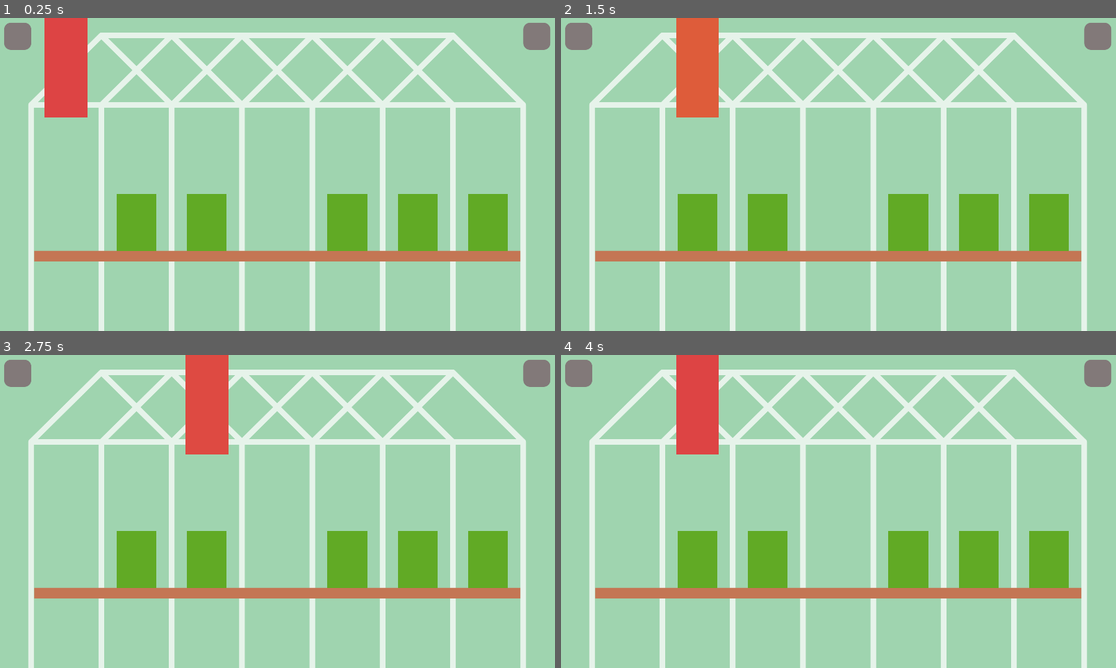
Above: before the commit, frames 1-4 (two rows, left to right).
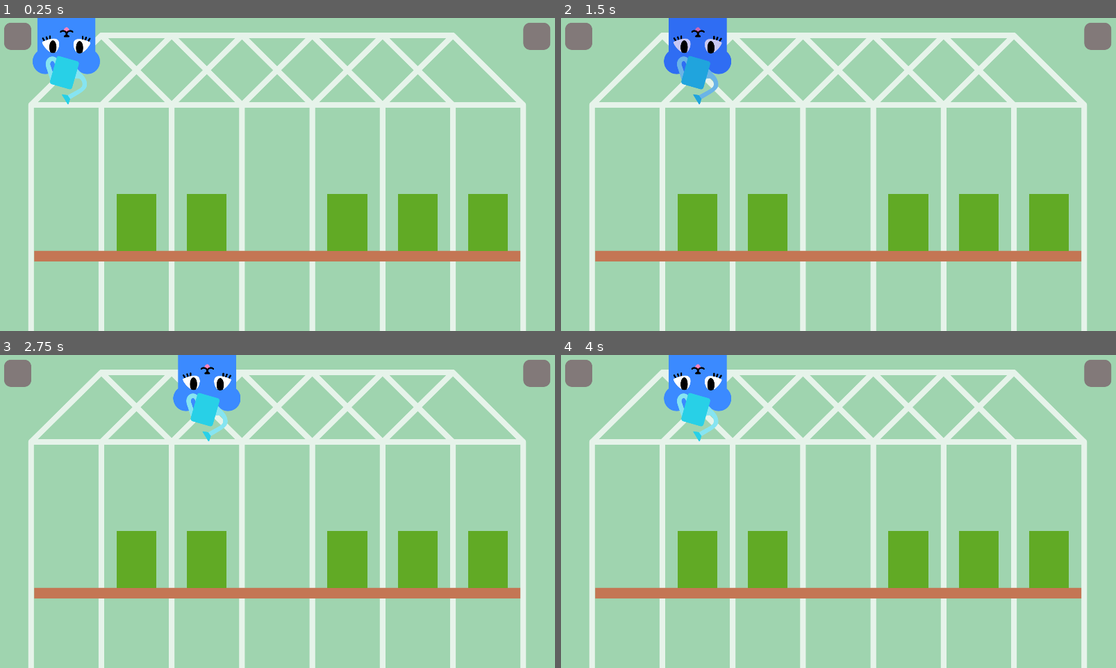
Above: after the commit, the same moments.

Repository: Janakanty/Mongoose-Garden
Game: Godot game, scene res://src/mainGamePlay/main.tscn
Same seed, same stepped clock (60 frames per second), same inputs: the game is played once before the commit and once after it.
Inputs:
- Up to frame 1 (0.25 s): no input
- Up to frame 2 (1.5 s): tap Enter at 0.5 s; hold Right (right) 0.53-1.28 s; tap Space at 1.25 s; hold Down (down) from 1.28 s (still down)
- Up to frame 3 (2.75 s): release Down (down) at 2.03 s; hold Right (right) from 2.03 s (still down)
- Up to frame 4 (4 s): tap Enter at 3.5 s; release Right (right) at 3.53 s; hold Left (left) from 3.53 s (still down)

The runs differ from the first frame. In frame 1, 3.0% of the frame differs, in the area x 5-19%, y 0-32%; in frame 2, 3.0%; in frame 3, 3.0%, in the area x 31-44%, y 0-32%; in frame 4, 3.0%.

Commit message:
0.4

Diff:
--- a/src/mainGamePlay/main.tscn
+++ b/src/mainGamePlay/main.tscn
@@ -1,9 +1,11 @@
-[gd_scene load_steps=5 format=2]
+[gd_scene load_steps=7 format=2]
 
 [ext_resource path="res://src/mainGamePlay/main.gd" type="Script" id=1]
-[ext_resource path="res://src/mongooses/mongoose/mongoose.tscn" type="PackedScene" id=2]
+[ext_resource path="res://src/mongooses/waterMongoose/waterMongoose.tscn" type="PackedScene" id=2]
 [ext_resource path="res://src/mainGamePlay/plantControl.gd" type="Script" id=3]
 [ext_resource path="res://graphics/background/background.png" type="Texture" id=4]
+[ext_resource path="res://src/mongooses/gardererMongoose/gardenMongoose.tscn" type="PackedScene" id=5]
+[ext_resource path="res://src/mongooses/fireMongoose/fireMongoose.tscn" type="PackedScene" id=6]
 
 [node name="main" type="Control"]
 anchor_right = 1.0
@@ -39,7 +41,18 @@
 "_edit_use_anchors_": false
 }
 
-[node name="mongoose" parent="mongooses" instance=ExtResource( 2 )]
+[node name="water" parent="mongooses" instance=ExtResource( 2 )]
+margin_top = -59.0
+margin_right = 119.0
+margin_bottom = 280.0
+
+[node name="fire" parent="mongooses" instance=ExtResource( 5 )]
+margin_top = -1046.0
+margin_bottom = -47.0
+
+[node name="garden" parent="mongooses" instance=ExtResource( 6 )]
+margin_top = 1094.0
+margin_bottom = 1437.0
 
 [node name="Camera" type="Camera2D" parent="."]
 position = Vector2( 955, 542 )
--- /dev/null
+++ b/src/mongooses/fireMongoose/fireMongoose.gd
@@ -0,0 +1,22 @@
+extends Control
+
+var active: bool = true
+
+func _ready():
+	pass # Replace with function body.
+
+func _input(event):
+	power_if_active()
+
+func power_if_active():
+	if active == true:
+		if Input.is_action_just_pressed("down"):
+			powerON()
+		elif Input.is_action_just_released("down"):
+			powerOFF()
+
+func powerON():
+	$power.play("powerON")
+
+func powerOFF():
+	$power.play_backwards("powerON")
--- /dev/null
+++ b/src/mongooses/fireMongoose/fireMongoose.tscn
@@ -0,0 +1,35 @@
+[gd_scene load_steps=5 format=2]
+
+[ext_resource path="res://src/mongooses/fireMongoose/fireMongoose.gd" type="Script" id=1]
+[ext_resource path="res://graphics/mongooses/fire/fire mongoose.png" type="Texture" id=3]
+
+[sub_resource type="Animation" id=1]
+length = 0.001
+
+[sub_resource type="Animation" id=2]
+resource_name = "powerON"
+length = 0.5
+
+[node name="mongoose" type="Control"]
+margin_left = -116.0
+margin_top = -1.0
+margin_right = 118.0
+margin_bottom = 342.0
+rect_pivot_offset = Vector2( 116, 0 )
+script = ExtResource( 1 )
+__meta__ = {
+"_edit_use_anchors_": false
+}
+
+[node name="ColorRect2" type="TextureRect" parent="."]
+anchor_right = 1.0
+anchor_bottom = 3.198
+margin_bottom = -736.914
+texture = ExtResource( 3 )
+__meta__ = {
+"_edit_use_anchors_": false
+}
+
+[node name="power" type="AnimationPlayer" parent="."]
+anims/RESET = SubResource( 1 )
+anims/powerON = SubResource( 2 )
--- /dev/null
+++ b/src/mongooses/gardererMongoose/gardenMongoose.gd
@@ -0,0 +1,22 @@
+extends Control
+
+var active: bool = true
+
+func _ready():
+	pass # Replace with function body.
+
+func _input(event):
+	power_if_active()
+
+func power_if_active():
+	if active == true:
+		if Input.is_action_just_pressed("down"):
+			powerON()
+		elif Input.is_action_just_released("down"):
+			powerOFF()
+
+func powerON():
+	$power.play("powerON")
+
+func powerOFF():
+	$power.play_backwards("powerON")
--- /dev/null
+++ b/src/mongooses/gardererMongoose/gardenMongoose.tscn
@@ -0,0 +1,71 @@
+[gd_scene load_steps=5 format=2]
+
+[ext_resource path="res://src/mongooses/gardererMongoose/gardenMongoose.gd" type="Script" id=1]
+[ext_resource path="res://graphics/mongooses/garden/gardener mongoose.png" type="Texture" id=2]
+
+[sub_resource type="Animation" id=1]
+length = 0.001
+tracks/0/type = "value"
+tracks/0/path = NodePath("texture:color")
+tracks/0/interp = 1
+tracks/0/loop_wrap = true
+tracks/0/imported = false
+tracks/0/enabled = true
+tracks/0/keys = {
+"times": PoolRealArray( 0 ),
+"transitions": PoolRealArray( 1 ),
+"update": 0,
+"values": [ Color( 0.870588, 0.270588, 0.270588, 1 ) ]
+}
+tracks/1/type = "value"
+tracks/1/path = NodePath("texture:modulate")
+tracks/1/interp = 1
+tracks/1/loop_wrap = true
+tracks/1/imported = false
+tracks/1/enabled = true
+tracks/1/keys = {
+"times": PoolRealArray( 0 ),
+"transitions": PoolRealArray( 1 ),
+"update": 0,
+"values": [ Color( 1, 1, 1, 1 ) ]
+}
+
+[sub_resource type="Animation" id=2]
+resource_name = "powerON"
+length = 0.5
+tracks/0/type = "value"
+tracks/0/path = NodePath("texture:modulate")
+tracks/0/interp = 1
+tracks/0/loop_wrap = true
+tracks/0/imported = false
+tracks/0/enabled = true
+tracks/0/keys = {
+"times": PoolRealArray( 0, 0.5 ),
+"transitions": PoolRealArray( 1, 1 ),
+"update": 0,
+"values": [ Color( 1, 1, 1, 1 ), Color( 0.694118, 0.968627, 0.811765, 1 ) ]
+}
+
+[node name="mongoose" type="Control"]
+margin_left = -117.0
+margin_top = -2.0
+margin_right = 117.0
+margin_bottom = 997.0
+rect_pivot_offset = Vector2( 117, 0 )
+script = ExtResource( 1 )
+__meta__ = {
+"_edit_use_anchors_": false
+}
+
+[node name="texture" type="TextureRect" parent="."]
+anchor_right = 1.0
+anchor_bottom = 1.0
+texture = ExtResource( 2 )
+flip_v = true
+__meta__ = {
+"_edit_use_anchors_": false
+}
+
+[node name="power" type="AnimationPlayer" parent="."]
+anims/RESET = SubResource( 1 )
+anims/powerON = SubResource( 2 )
--- /dev/null
+++ b/src/mongooses/waterMongoose/waterMongoose.gd
@@ -0,0 +1,22 @@
+extends Control
+
+var active: bool = true
+
+func _ready():
+	pass # Replace with function body.
+
+func _input(event):
+	power_if_active()
+
+func power_if_active():
+	if active == true:
+		if Input.is_action_just_pressed("down"):
+			powerON()
+		elif Input.is_action_just_released("down"):
+			powerOFF()
+
+func powerON():
+	$power.play("powerON")
+
+func powerOFF():
+	$power.play_backwards("powerON")
--- /dev/null
+++ b/src/mongooses/waterMongoose/waterMongoose.tscn
@@ -0,0 +1,71 @@
+[gd_scene load_steps=5 format=2]
+
+[ext_resource path="res://src/mongooses/waterMongoose/waterMongoose.gd" type="Script" id=1]
+[ext_resource path="res://graphics/mongooses/water/water mongoose.png" type="Texture" id=2]
+
+[sub_resource type="Animation" id=1]
+length = 0.001
+tracks/0/type = "value"
+tracks/0/path = NodePath("ColorRect:color")
+tracks/0/interp = 1
+tracks/0/loop_wrap = true
+tracks/0/imported = false
+tracks/0/enabled = true
+tracks/0/keys = {
+"times": PoolRealArray( 0 ),
+"transitions": PoolRealArray( 1 ),
+"update": 0,
+"values": [ Color( 0.870588, 0.270588, 0.270588, 1 ) ]
+}
+tracks/1/type = "value"
+tracks/1/path = NodePath("ColorRect:modulate")
+tracks/1/interp = 1
+tracks/1/loop_wrap = true
+tracks/1/imported = false
+tracks/1/enabled = true
+tracks/1/keys = {
+"times": PoolRealArray( 0 ),
+"transitions": PoolRealArray( 1 ),
+"update": 0,
+"values": [ Color( 1, 1, 1, 1 ) ]
+}
+
+[sub_resource type="Animation" id=2]
+resource_name = "powerON"
+length = 0.5
+tracks/0/type = "value"
+tracks/0/path = NodePath("ColorRect:modulate")
+tracks/0/interp = 1
+tracks/0/loop_wrap = true
+tracks/0/imported = false
+tracks/0/enabled = true
+tracks/0/keys = {
+"times": PoolRealArray( 0, 0.5 ),
+"transitions": PoolRealArray( 1, 1 ),
+"update": 0,
+"values": [ Color( 1, 1, 1, 1 ), Color( 0.47451, 0.470588, 0.890196, 1 ) ]
+}
+
+[node name="mongoose" type="Control"]
+margin_left = -116.0
+margin_top = -1.0
+margin_right = 118.0
+margin_bottom = 342.0
+rect_pivot_offset = Vector2( 116, 0 )
+script = ExtResource( 1 )
+__meta__ = {
+"_edit_use_anchors_": false
+}
+
+[node name="ColorRect" type="TextureRect" parent="."]
+anchor_right = 1.0
+anchor_bottom = 1.0
+texture = ExtResource( 2 )
+flip_v = true
+__meta__ = {
+"_edit_use_anchors_": false
+}
+
+[node name="power" type="AnimationPlayer" parent="."]
+anims/RESET = SubResource( 1 )
+anims/powerON = SubResource( 2 )
Binary file added: graphics/mongooses/fire/fire mongoose fire mode.png
Not shown, added: graphics/mongooses/fire/fire mongoose fire mode.png.import
Binary file added: graphics/mongooses/fire/fire mongoose fire.png
Not shown, added: graphics/mongooses/fire/fire mongoose fire.png.import
Binary file added: graphics/mongooses/fire/fire mongoose.png
Not shown, added: graphics/mongooses/fire/fire mongoose.png.import
Binary file added: graphics/mongooses/garden/gardener mongoose paws.png
Not shown, added: graphics/mongooses/garden/gardener mongoose paws.png.import
Binary file added: graphics/mongooses/garden/gardener mongoose.png
Not shown, added: graphics/mongooses/garden/gardener mongoose.png.import
Binary file added: graphics/mongooses/water/drop.png
Not shown, added: graphics/mongooses/water/drop.png.import
(and 4 more such lines)
